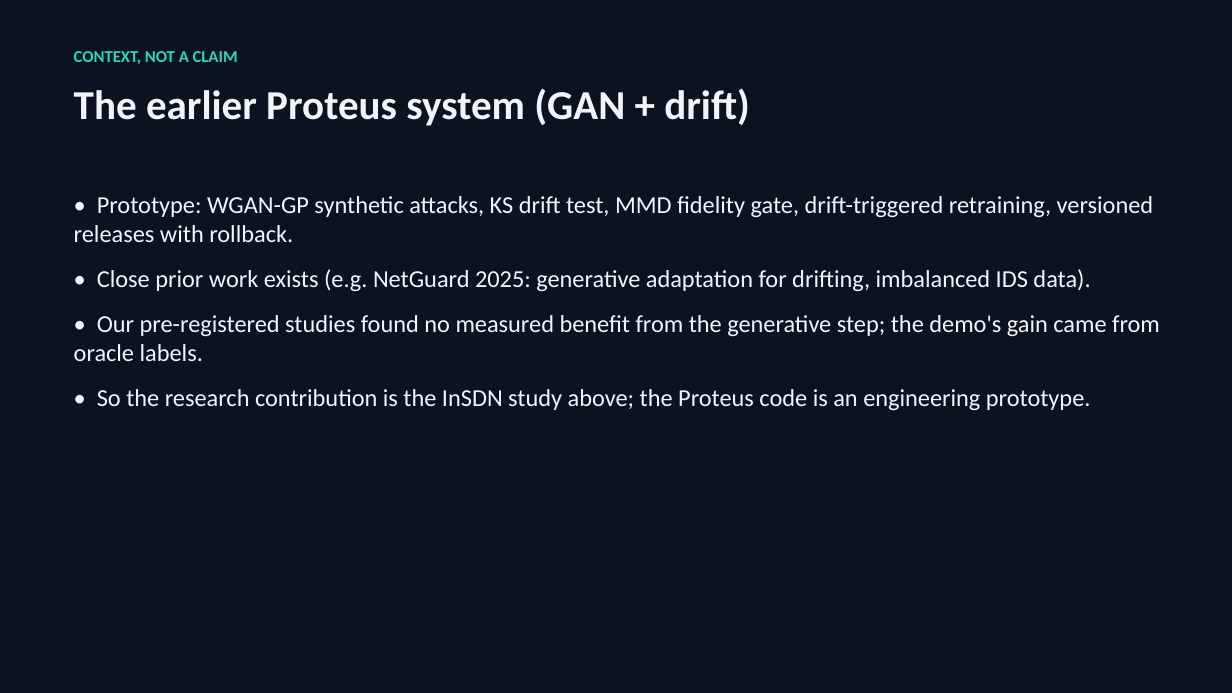
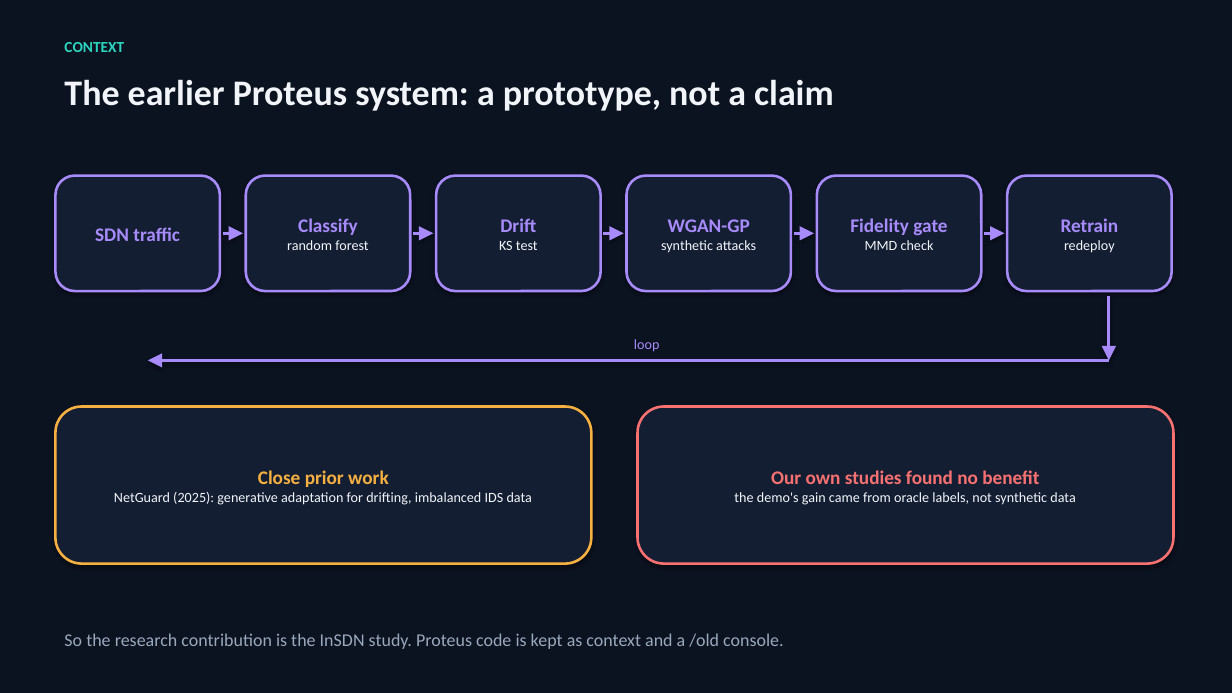
Before and after one commit to adhyan-jain/Proteus, a slide deck: slide 10 of research/insdn_controller/PRESENTATION.pptx. Drawn at 1232x693 pixels with LibreOffice and Linux fonts; fonts in the diff are those of the drawing. Boxes give left, top, right and bottom in pixels: in the first picture for what was removed or moved away, otherwise in the second. Text is boxed around its words. In the diff, an @@ line names an element or a change of style, - is before the commit and + after.

Commit message:
Deck: flowchart-style slides (boxes, arrows, decision diamond, branching)

```diff
--- a/research/insdn_controller/PRESENTATION.pptx
+++ b/research/insdn_controller/PRESENTATION.pptx
@@ text at bbox=[64, 42, 124, 52]: text changed; size 13 to 12 pt @@
-CONTEXT, NOT A CLAIM
+CONTEXT
@@ text at bbox=[64, 79, 834, 111]: text changed; size 32 to 28 pt @@
-The earlier Proteus system (GAN + drift)
+The earlier Proteus system: a prototype, not a claim
@@ rounded rectangle added at bbox=[55, 176, 220, 291], fill #141E33, outline #A78BFA 2 pt, 15 pt, text #A78BFA, bold @@
+SDN traffic
@@ rounded rectangle added at bbox=[246, 176, 410, 291], fill #141E33, outline #A78BFA 2 pt, 11 pt, text #F1F5F9 @@
+Classify
+random forest
@@ rounded rectangle added at bbox=[436, 176, 601, 291], fill #141E33, outline #A78BFA 2 pt, 11 pt, text #F1F5F9 @@
+Drift
+KS test
@@ rounded rectangle added at bbox=[627, 176, 791, 291], fill #141E33, outline #A78BFA 2 pt, 11 pt, text #F1F5F9 @@
+WGAN-GP
+synthetic attacks
@@ rounded rectangle added at bbox=[817, 176, 982, 291], fill #141E33, outline #A78BFA 2 pt, 15 pt, text #A78BFA, bold @@
+Fidelity gate
+MMD check
@@ rounded rectangle added at bbox=[1007, 176, 1172, 291], fill #141E33, outline #A78BFA 2 pt, 11 pt, text #F1F5F9 @@
+Retrain
+redeploy
@@ text removed at bbox=[74, 196, 1160, 410] @@
-• Prototype: WGAN-GP synthetic attacks, KS drift test, MMD fidelity gate, drift-triggered retraining, versioned releases with rollback.
-• Close prior work exists (e.g. NetGuard 2025: generative adaptation for drifting, imbalanced IDS data).
-• Our pre-registered studies found no measured benefit from the generative step; the demo's gain came from oracle labels.
-• So the research contribution is the InSDN study above; the Proteus code is an engineering prototype.
@@ arrow added from (223, 233) to (243, 233), #A78BFA 2.25 pt @@
@@ arrow added from (413, 233) to (433, 233), #A78BFA 2.25 pt @@
@@ arrow added from (604, 233) to (624, 233), #A78BFA 2.25 pt @@
@@ arrow added from (794, 233) to (814, 233), #A78BFA 2.25 pt @@
@@ arrow added from (984, 233) to (1005, 233), #A78BFA 2.25 pt @@
@@ arrow added from (1109, 296) to (1109, 360), #A78BFA 2.25 pt @@
@@ text added at bbox=[634, 339, 660, 352], 11 pt, text #A78BFA @@
+loop
@@ arrow added from (1109, 360) to (148, 360), #A78BFA 2.25 pt @@
@@ rounded rectangle added at bbox=[55, 407, 592, 564], fill #141E33, outline #F5B041 2 pt, 11 pt, text #F1F5F9 @@
+Close prior work
+NetGuard (2025): generative adaptation for drifting, imbalanced IDS data
@@ rounded rectangle added at bbox=[638, 407, 1174, 564], fill #141E33, outline #F87171 2 pt, 11 pt, text #F1F5F9 @@
+Our own studies found no benefit
+the demo's gain came from oracle labels, not synthetic data
@@ text added at bbox=[64, 633, 784, 649], 14 pt, text #9AA8BC @@
+So the research contribution is the InSDN study. Proteus code is kept as context and a /old console.
```
Also in this commit, not shown: 9 other slides changed, 1 slide added, 1 slide removed, 1 other file.
